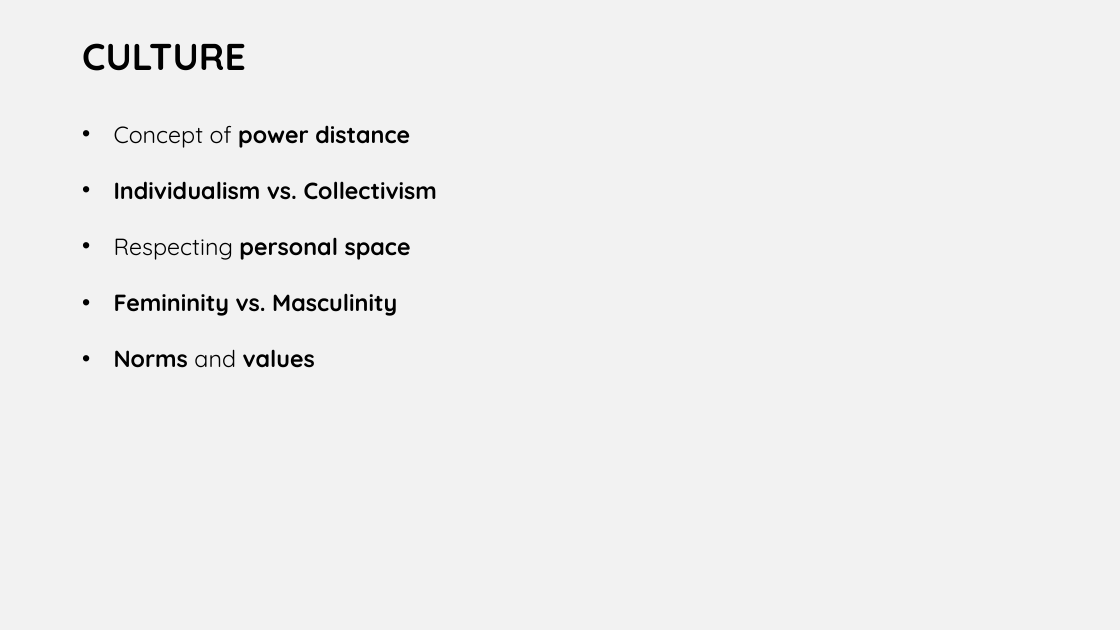
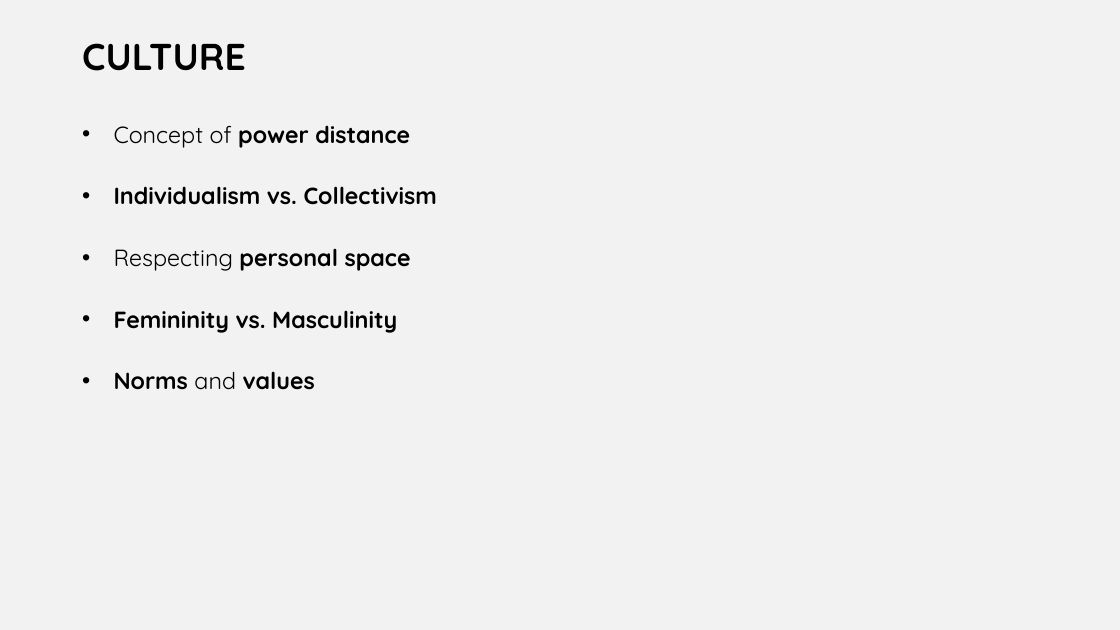
Before and after one commit to legendely/project_group_theme1.1-2015-16-, a slide deck: slide 6 of game-concept.pptx. Drawn at 1120x630 pixels with LibreOffice and Linux fonts; fonts in the diff are those of the drawing. Boxes give left, top, right and bottom in pixels: in the first picture for what was removed or moved away, otherwise in the second. Text is boxed around its words. In the diff, an @@ line names an element or a change of style, - is before the commit and + after.

```diff
--- a/game-concept.pptx
+++ b/game-concept.pptx
@@ text "Concept of power distance" rewrapped from bbox=[114, 125, 437, 368] to bbox=[114, 125, 437, 390] @@
```
Also in this commit, not shown: 6 other slides changed, 1 slide added.
